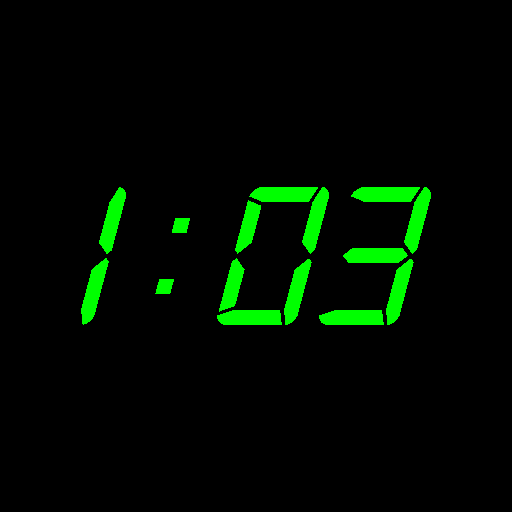
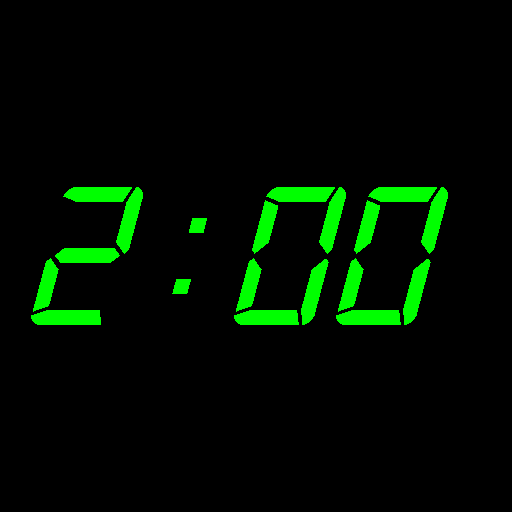
Two versions of the same layered image (512 x 512). Layer-by-layer changes:
renamed "1:03" to "2:00", painted on it over [31, 187, 448, 325]
